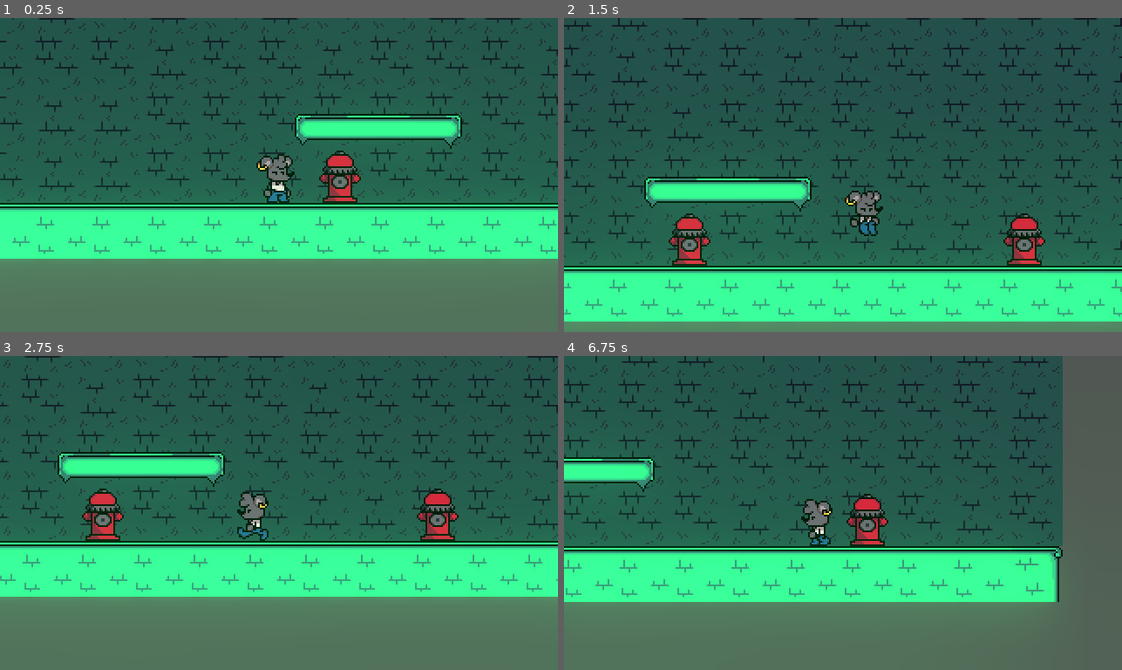
Above: before the commit, frames 1-4 (two rows, left to right).
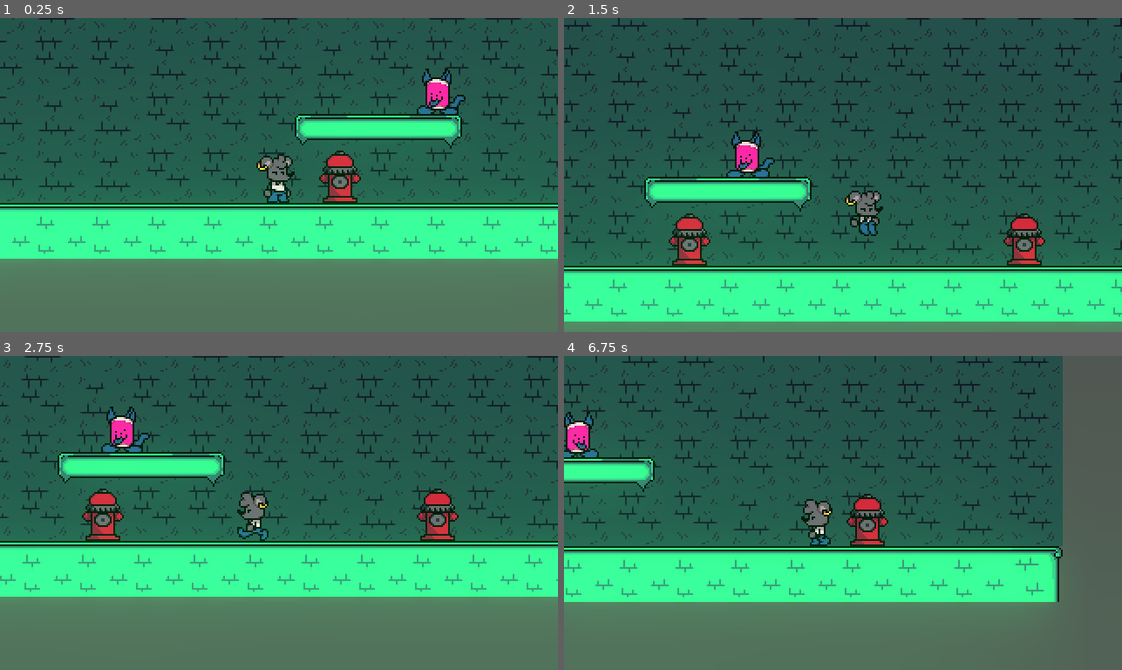
Above: after the commit, the same moments.

Repository: MonkeMango/sidealleysqueaks-source
Game: Godot game, scene res://scenes/Areas/testscene.tscn
Same seed, same stepped clock (60 frames per second), same inputs: the game is played once before the commit and once after it.
Inputs:
- Up to frame 1 (0.25 s): no input
- Up to frame 2 (1.5 s): hold Right (ui_right) from 0.53 s (still down); tap Space (jump) at 0.77 s
- Up to frame 3 (2.75 s): tap Space (jump) at 1.52 s; release Right (ui_right) at 2.03 s; hold Left (ui_left) from 2.03 s (still down)
- Up to frame 4 (6.75 s): release Left (ui_left) at 2.78 s; hold Right (ui_right) 2.78-4.28 s; tap Space (jump) at 3.02, 3.77, 4.52, 6.02 s; hold Left (ui_left) 4.28-5.03 s; hold Right (ui_right) 5.03-5.78 s; hold Left (ui_left) from 5.78 s (still down)

The runs differ from the first frame. In frame 1, 0.7% of the frame differs, in the area x 74-84%, y 16-31%; in frame 2, 0.7%; in frame 3, 0.7%; in frame 4, 0.6%.

Commit message:
kanshitty movement

Diff:
--- a/scenes/Areas/testscene.tscn
+++ b/scenes/Areas/testscene.tscn
@@ -1,10 +1,11 @@
-[gd_scene load_steps=18 format=2]
+[gd_scene load_steps=19 format=2]
 
 [ext_resource path="res://src/Player/Player.tscn" type="PackedScene" id=1]
 [ext_resource path="res://assets/wastelight/sprites/tiles/ground tiles.png" type="Texture" id=2]
 [ext_resource path="res://assets/wastelight/sprites/tiles/wall tiles.png" type="Texture" id=3]
 [ext_resource path="res://scenes/Platforms/Wastelight/Platform.tscn" type="PackedScene" id=4]
 [ext_resource path="res://assets/wastelight/music/wastelight_possible_final_mix_2.mp3" type="AudioStream" id=5]
+[ext_resource path="res://src/Enemies/Kankitty.tscn" type="PackedScene" id=6]
 
 [sub_resource type="ConvexPolygonShape2D" id=5]
 points = PoolVector2Array( 0, 0, 32, 0, 32, 32, 0, 32 )
@@ -425,6 +426,22 @@
 
 [node name="ParallaxLayer3" type="ParallaxLayer" parent="ParallaxBackground"]
 
+[node name="platform" parent="." instance=ExtResource( 4 )]
+modulate = Color( 1.5, 1.5, 1.5, 1 )
+position = Vector2( -12, 38 )
+
+[node name="bgaudio" type="AudioStreamPlayer2D" parent="."]
+stream = ExtResource( 5 )
+autoplay = true
+
+[node name="AnimationPlayer" type="AnimationPlayer" parent="bgaudio"]
+autoplay = "Ein"
+anims/Ein = SubResource( 11 )
+anims/RESET = SubResource( 12 )
+
+[node name="Kankitty" parent="." instance=ExtResource( 6 )]
+position = Vector2( 74, 91 )
+
 [node name="Player" parent="." instance=ExtResource( 1 )]
 position = Vector2( -19, 143 )
 gravity = 27
@@ -440,16 +457,3 @@
 process_mode = 0
 smoothing_enabled = true
 smoothing_speed = 10.018
-
-[node name="platform" parent="." instance=ExtResource( 4 )]
-modulate = Color( 1.5, 1.5, 1.5, 1 )
-position = Vector2( -12, 38 )
-
-[node name="bgaudio" type="AudioStreamPlayer2D" parent="."]
-stream = ExtResource( 5 )
-autoplay = true
-
-[node name="AnimationPlayer" type="AnimationPlayer" parent="bgaudio"]
-autoplay = "Ein"
-anims/Ein = SubResource( 11 )
-anims/RESET = SubResource( 12 )
--- /dev/null
+++ b/src/Enemies/Kankitty.gd
@@ -0,0 +1,29 @@
+extends KinematicBody2D
+
+const UP := Vector2(0, -1)
+
+export var gravity:float = 20
+export var maxfallspeed:float = 340
+export var numsteps:int = 20
+export var speed:float = 25
+
+var velocity := Vector2()
+var steps:int = 0
+
+onready var sprite := $AnimatedSprite
+
+func _physics_process(_delta):
+	# strokin...
+	velocity.y = min(velocity.y + gravity, maxfallspeed)
+
+	velocity = move_and_slide(velocity, UP)
+
+func _on_AnimatedSprite_frame_changed():
+	if steps > numsteps:
+		steps = 0
+		sprite.scale.x *= -1
+	if steps % 2 == 0:
+		velocity.x = speed * -sign(sprite.scale.x)
+	else:
+		velocity.x *= .4
+	steps += 1
--- a/src/Enemies/Kankitty.tscn
+++ b/src/Enemies/Kankitty.tscn
@@ -6,6 +6,7 @@
 [ext_resource path="res://assets/sprites/kankitty/die2.png" type="Texture" id=4]
 [ext_resource path="res://assets/sprites/kankitty/die1.png" type="Texture" id=5]
 [ext_resource path="res://assets/sprites/kankitty/walk3.png" type="Texture" id=6]
+[ext_resource path="res://src/Enemies/Kankitty.gd" type="Script" id=7]
 
 [sub_resource type="SpriteFrames" id=1]
 animations = [ {
@@ -21,9 +22,12 @@
 } ]
 
 [sub_resource type="RectangleShape2D" id=2]
-extents = Vector2( 6.5, 11 )
+extents = Vector2( 6.5, 10.5 )
 
 [node name="Kankitty" type="KinematicBody2D"]
+collision_layer = 2
+collision_mask = 3
+script = ExtResource( 7 )
 
 [node name="AnimatedSprite" type="AnimatedSprite" parent="."]
 frames = SubResource( 1 )
@@ -32,5 +36,7 @@
 playing = true
 
 [node name="CollisionShape2D" type="CollisionShape2D" parent="."]
-position = Vector2( -1, 5 )
+position = Vector2( -1, 4.5 )
 shape = SubResource( 2 )
+
+[connection signal="frame_changed" from="AnimatedSprite" to="." method="_on_AnimatedSprite_frame_changed"]
--- a/src/Player/Player.tscn
+++ b/src/Player/Player.tscn
@@ -15,14 +15,14 @@
 "name": "idle",
 "speed": 3.0
 }, {
+"frames": [ ExtResource( 1 ), ExtResource( 3 ) ],
+"loop": true,
+"name": "run",
+"speed": 5.0
+}, {
 "frames": [ ExtResource( 5 ) ],
 "loop": true,
 "name": "jump",
-"speed": 5.0
-}, {
-"frames": [ ExtResource( 1 ), ExtResource( 3 ) ],
-"loop": true,
-"name": "run",
 "speed": 5.0
 } ]
 
@@ -30,12 +30,12 @@
 extents = Vector2( 4.90196, 11.2285 )
 
 [node name="Player" type="KinematicBody2D"]
+collision_layer = 32768
 script = ExtResource( 6 )
 
 [node name="AnimatedSprite" type="AnimatedSprite" parent="."]
 frames = SubResource( 1 )
 animation = "idle"
-frame = 1
 playing = true
 
 [node name="CollisionShape2D" type="CollisionShape2D" parent="."]
Not shown: 1 places in src/Enemies/Kankitty.tscn that only renumber resources
